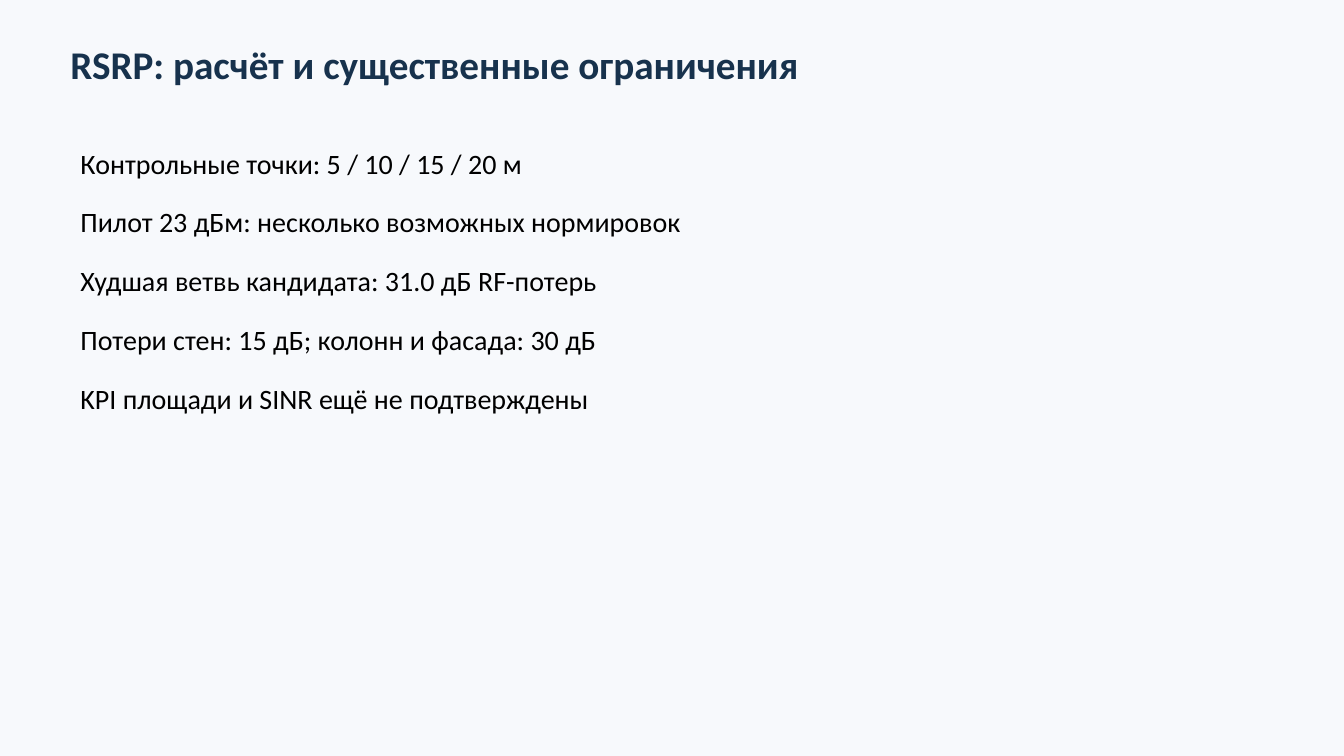
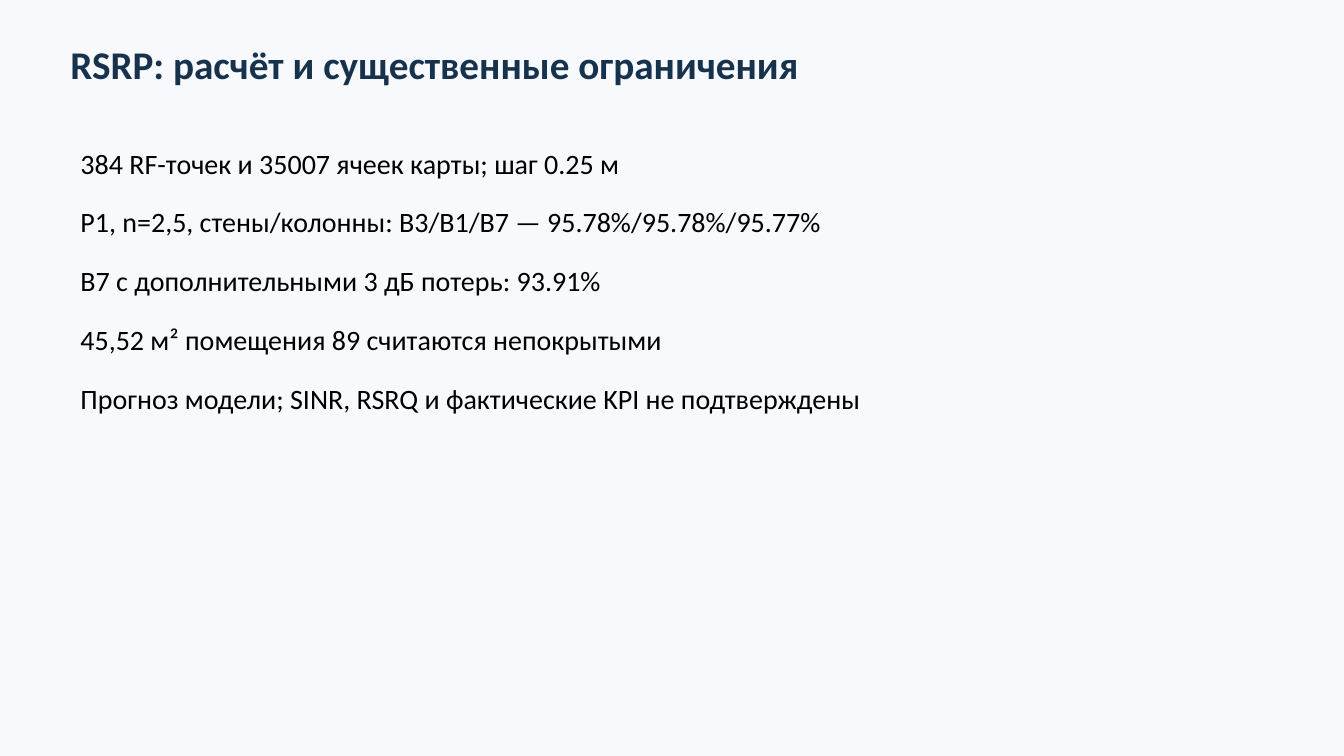
Before and after one commit to abalakovpa/mts-engineer-hack-2026-radio, a slide deck: slide 4 of presentation/defense-draft.pptx. Drawn at 1344x756 pixels with LibreOffice and Linux fonts; fonts in the diff are those of the drawing. Boxes give left, top, right and bottom in pixels: in the first picture for what was removed or moved away, otherwise in the second. Text is boxed around its words. In the diff, an @@ line names an element or a change of style, - is before the commit and + after.

```diff
--- a/presentation/defense-draft.pptx
+++ b/presentation/defense-draft.pptx
@@ text at <box>80,155,860,414</box>: text changed @@
-Контрольные точки: 5 / 10 / 15 / 20 м
-Пилот 23 дБм: несколько возможных нормировок
-Худшая ветвь кандидата: 31.0 дБ RF-потерь
-Потери стен: 15 дБ; колонн и фасада: 30 дБ
-KPI площади и SINR ещё не подтверждены
+384 RF-точек и 35007 ячеек карты; шаг 0.25 м
+P1, n=2,5, стены/колонны: B3/B1/B7 — 95.78%/95.78%/95.77%
+B7 с дополнительными 3 дБ потерь: 93.91%
+45,52 м² помещения 89 считаются непокрытыми
+Прогноз модели; SINR, RSRQ и фактические KPI не подтверждены
```
Also in this commit, not shown: 3 other slides changed, 27 other files.
